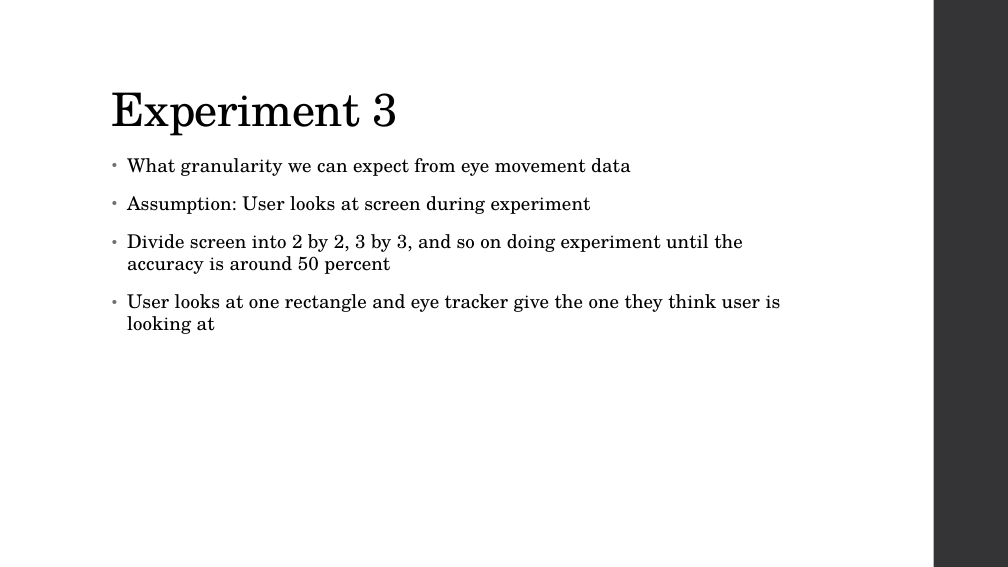
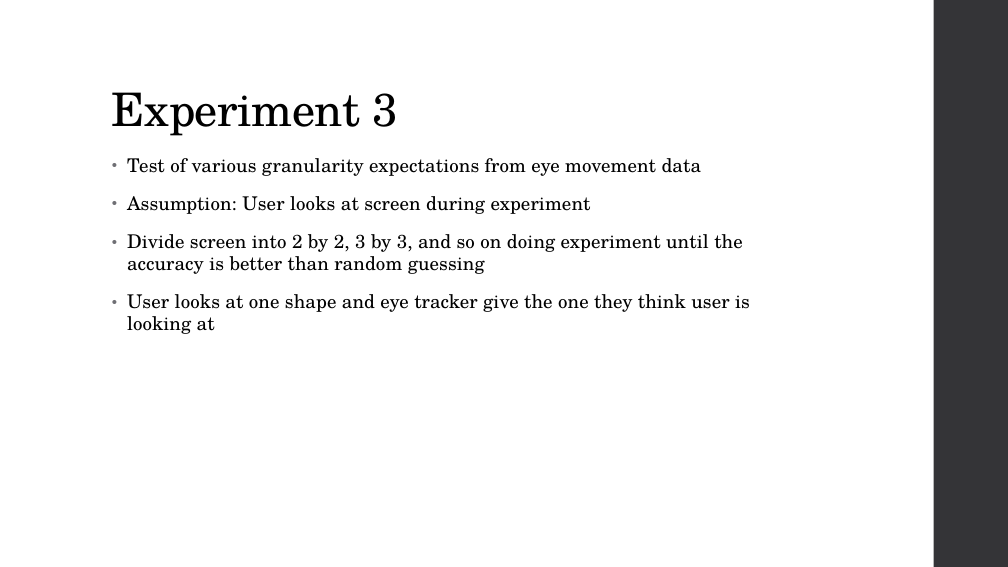
Before and after one commit to diederichk/StepCounter, a slide deck: slide 10 of ProposalPresentation/Proposal.pptx (slide 11 before the commit). Drawn at 1008x567 pixels with LibreOffice and Linux fonts; fonts in the diff are those of the drawing. Boxes give left, top, right and bottom in pixels: in the first picture for what was removed or moved away, otherwise in the second. Text is boxed around its words. In the diff, an @@ line names an element or a change of style, - is before the commit and + after.

Commit message:
Presentation Updates

```diff
--- a/ProposalPresentation/Proposal.pptx
+++ b/ProposalPresentation/Proposal.pptx
@@ text at (127,158,702,176): text changed @@
-• What granularity we can expect from eye movement data
+• Test of various granularity expectations from eye movement data
@@ text at (127,234,750,334): text changed @@
-• Divide screen into 2 by 2, 3 by 3, and so on doing experiment until the accuracy is around 50 percent
-• User looks at one rectangle and eye tracker give the one they think user is looking at
+• Divide screen into 2 by 2, 3 by 3, and so on doing experiment until the accuracy is better than random guessing
+• User looks at one shape and eye tracker give the one they think user is looking at
```
Also in this commit, not shown: 4 other slides changed, 1 slide removed.
